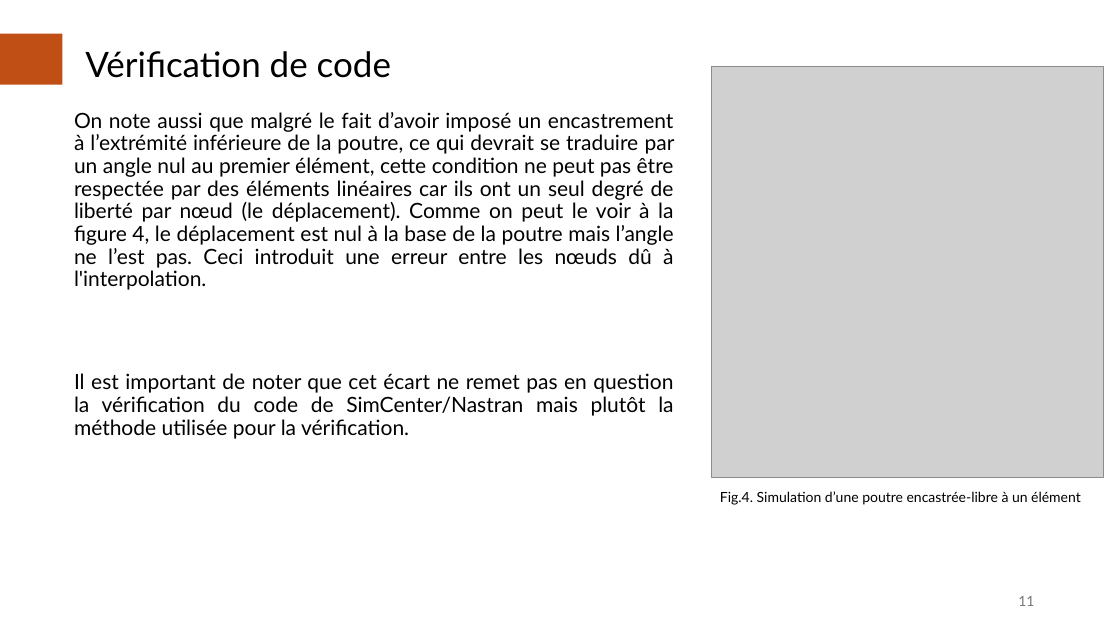
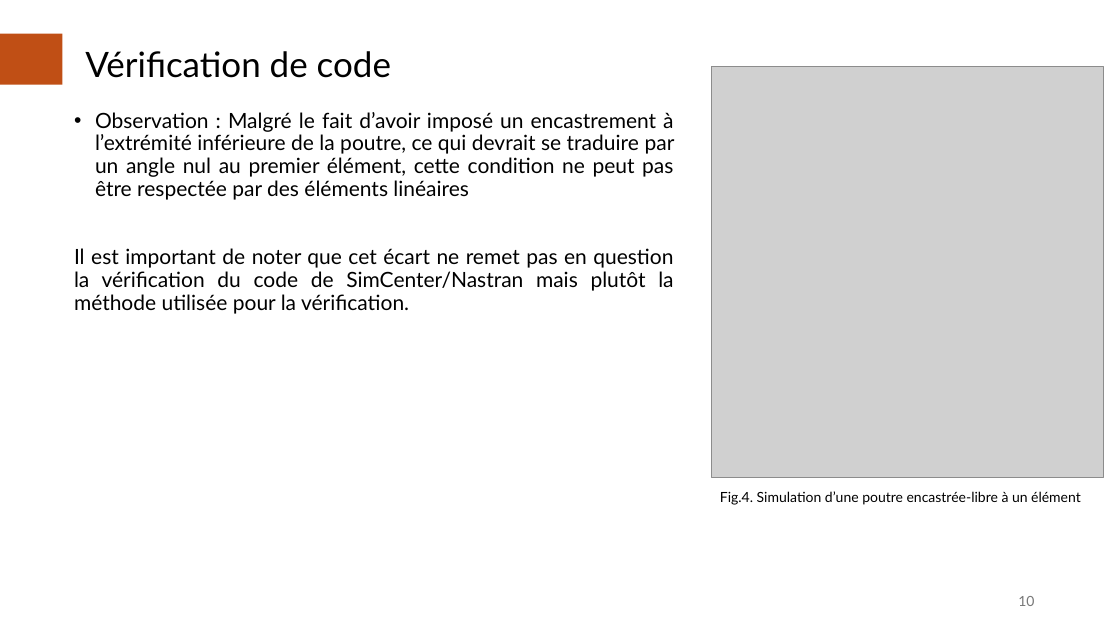
Before and after one commit to AcileSf/MEC8211ProjetFinal, a slide deck: slide 10 of Presentation_Projet.pptx (slide 11 before the commit). Drawn at 1120x630 pixels with LibreOffice and Linux fonts; fonts in the diff are those of the drawing; grey boxes stand for pictures. Boxes give left, top, right and bottom in pixels: in the first picture for what was removed or moved away, otherwise in the second. Text is boxed around its words. In the diff, an @@ line names an element or a change of style, - is before the commit and + after.

```diff
--- a/Presentation_Projet.pptx
+++ b/Presentation_Projet.pptx
@@ text at box(95, 112, 675, 200): text changed @@
-On note aussi que malgré le fait d’avoir imposé un encastrement à l’extrémité inférieure de la poutre, ce qui devrait se traduire par un angle nul au premier élément, cette condition ne peut pas être respectée par des éléments linéaires car ils ont un seul degré de liberté par nœud (le déplacement). Comme on peut le voir à la figure 4, le déplacement est nul à la base de la poutre mais l’angle ne l’est pas. Ceci introduit une erreur entre les nœuds dû à l'interpolation.
+• Observation : Malgré le fait d’avoir imposé un encastrement à l’extrémité inférieure de la poutre, ce qui devrait se traduire par un angle nul au premier élément, cette condition ne peut pas être respectée par des éléments linéaires
@@ page number at box(1018, 596, 1034, 606): text changed @@
-11
+10
```
Also in this commit, not shown: 9 other slides changed, 1 slide removed.
